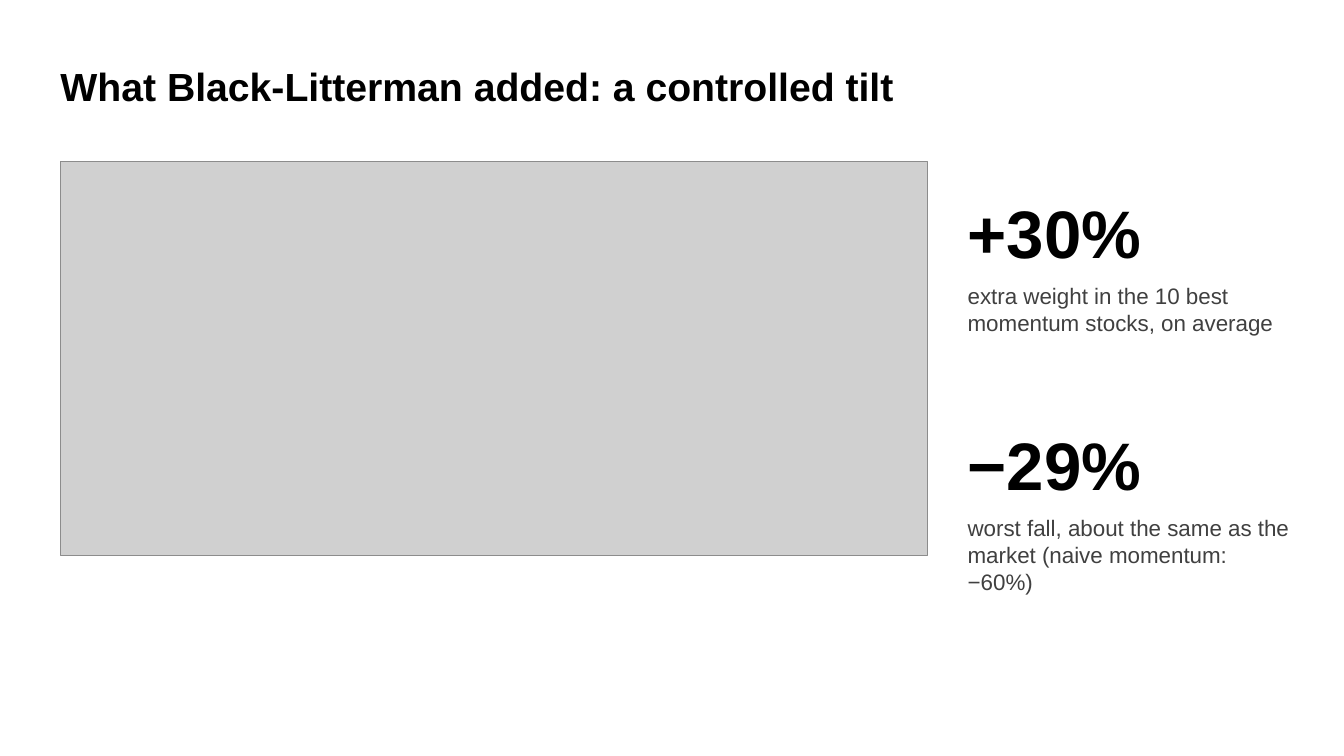
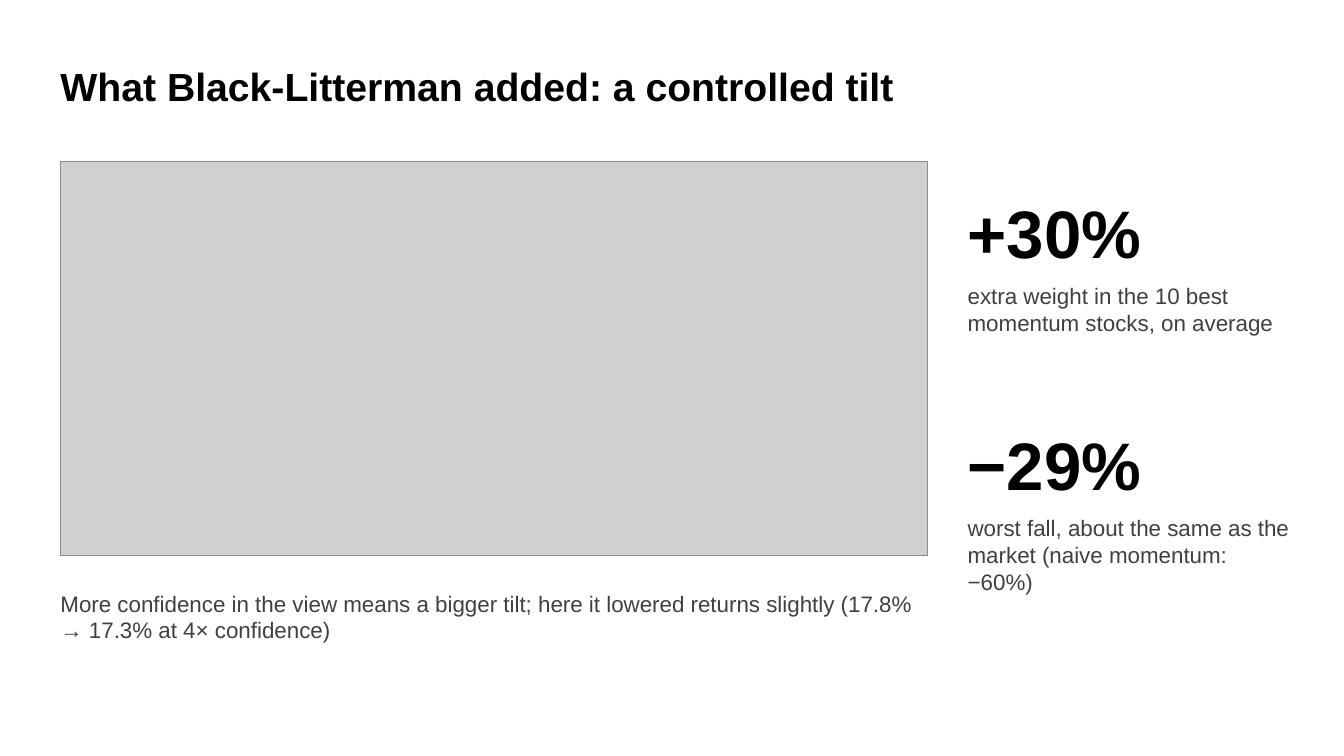
Before and after one commit to mateopreve-dev/quant-finance-project, a slide deck: slide 8 of slides/Project4_MomentumBL.pptx (slide 6 before the commit). Drawn at 1344x756 pixels with LibreOffice and Linux fonts; fonts in the diff are those of the drawing; grey boxes stand for pictures. Boxes give left, top, right and bottom in pixels: in the first picture for what was removed or moved away, otherwise in the second. Text is boxed around its words. In the diff, an @@ line names an element or a change of style, - is before the commit and + after.

```diff
--- a/slides/Project4_MomentumBL.pptx
+++ b/slides/Project4_MomentumBL.pptx
@@ text added at (60, 595, 912, 643), 16 pt, text #404040 @@
+More confidence in the view means a bigger tilt; here it lowered returns slightly (17.8% → 17.3% at 4× confidence)
```
Also in this commit, not shown: 2 other slides changed, 3 slides added, 2 slides removed, 2 other files.
